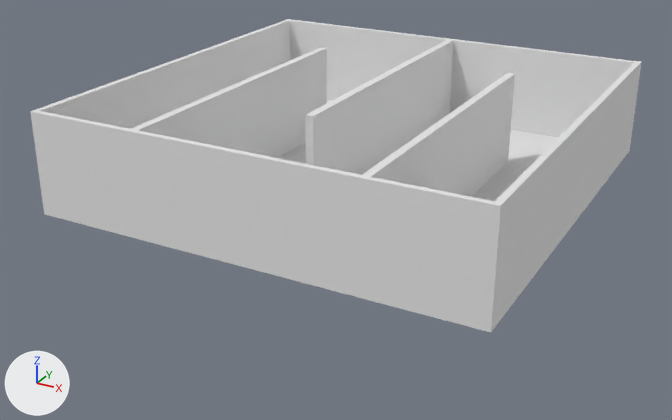
Two versions of the FBX model Assets/Map_1.fbx, one commit apart.
Before and after are seen from a 50 mm lens placed at (184.0, -358.0, 160.0), pointed at (-8.0, -11.0, -14.0). Lighting does not change. The marker at lower left points along +X, +Y and +Z. Where no turn or scale is listed for an object, it has been applied to the vertices.
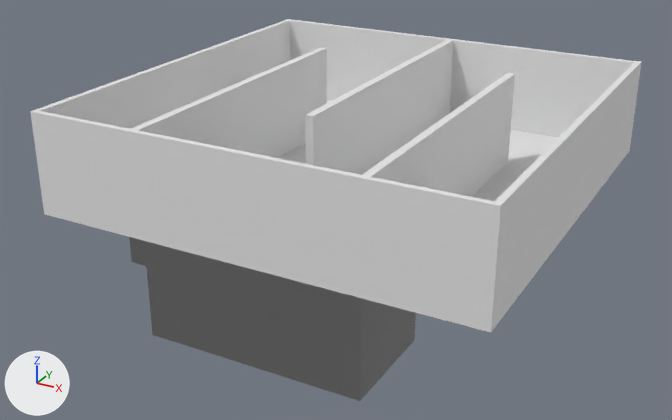
Commit message: updated map a little bit.

What differs and where, as boxes [x1, y1, x2, y2] in the pictures (672 x 420 px):
'Cube', reshaped (22% taller): before [30, 19, 641, 332]; after [30, 19, 641, 401]
part 1 of me_cube, built on: before [114, 37, 617, 270]; after [114, 37, 617, 401]

What the commit changed:
me_cube is used by ob_cube; location (0.0, 0.0, 0.0).
me_cube had 210 vertices, 208 faces and spanned x -100.0..100.0, y -100.0..100.0, z -1.0..45.0.
me_cube now has 302 vertices, 300 faces and spans x -100.0..100.0, y -100.0..100.0, z -46.0..45.0.
Part 1, on me_cube:
65 faces are deleted.
3 vertices in x -46.0..4.0, y -50.0, z -1.0 move by (0.0, 9.0, 0.0).
9 vertices move from x -97.0..50.0, y -97.0..50.0, z -1.0 to x -99.0..51.0, y -99.0..51.0, z -1.0.
11 vertices are added at x -99.0..50.0, y -49.0..24.0, z -46.0..-1.0.
28 new vertices lie (0.0, -25.0, 0.0) away from vertices in x -100.0..100.0, y 50.0, z -1.0..45.0.
26 new vertices lie (0.0, 9.0, 0.0) away from vertices in x -100.0..100.0, y -50.0, z -1.0..45.0.
27 new vertices lie (0.0, 0.0, -45.0) away from vertices in x -99.0..50.0, y -97.0..50.0, z -1.0..1.0.
157 new faces join them.
